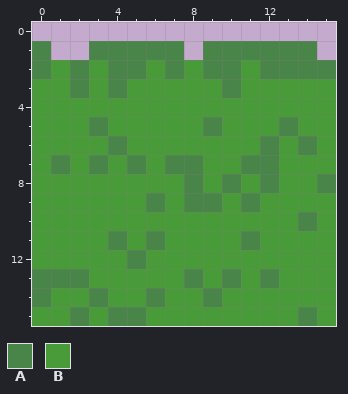
One commit to this pixel-art file: content/images/blocks/grass.aseprite. Above is the file before it was changed.
16x16 pixels, 1 frame.
Palette (. is transparent): A #498449  B #499a38
Pixels before, first column x 0:
 1 A..AAAAA.AAAAAA.
 2 ABABAABABAABAAAA
 3 BBABABBBBBABBBBB
 4 BBBBBBBBBBBBBBBB
 5 BBBABBBBBABBBABB
 6 BBBBABBBBBBBABAB
 7 BABABABAABBAABBB
 8 BBBBBBBBABABABBA
 9 BBBBBBABAABABBBB
10 BBBBBBBBBBBBBBAB
11 BBBBABABBBBABBBB
12 BBBBBABBBBBBBBBB
13 AAABBBBBABABABBB
14 ABBABBABBABBBBBB
15 BBABAABBBBBBBBAB
New version:
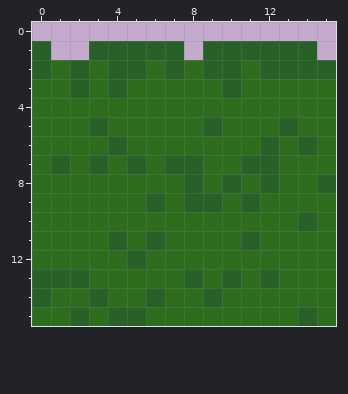
Difference:
colour A: #498449 -> #276127
colour B: #499a38 -> #2c6e1e
Where, in picture pixels (left, top, right, bottom), the same in both pictures:
changed: (32, 41, 336, 326)
